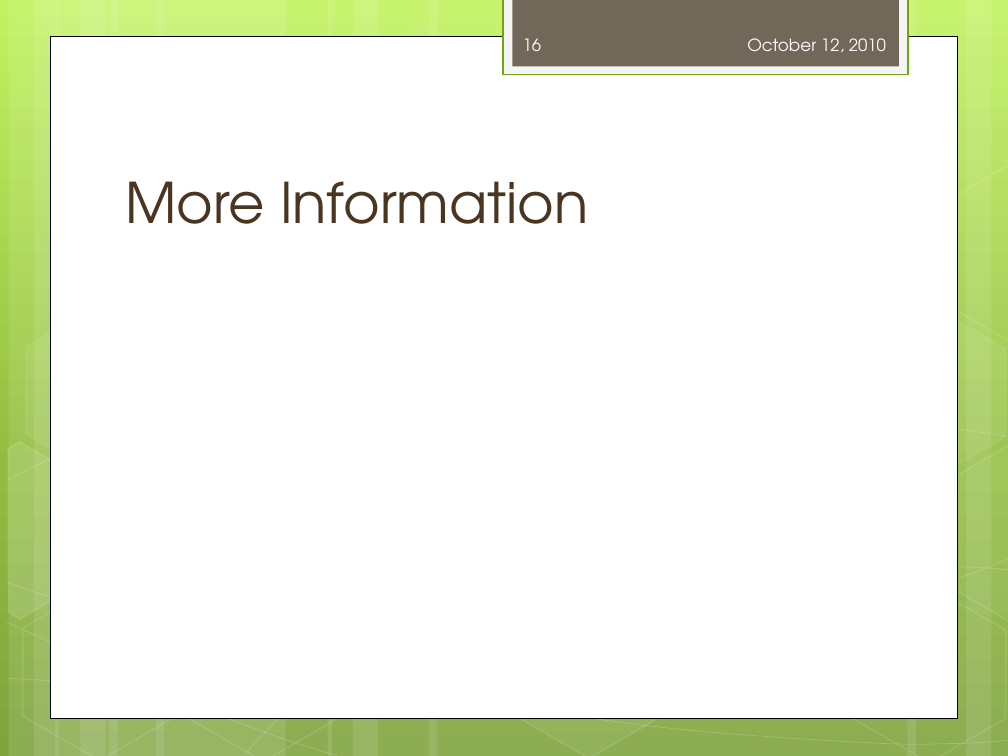
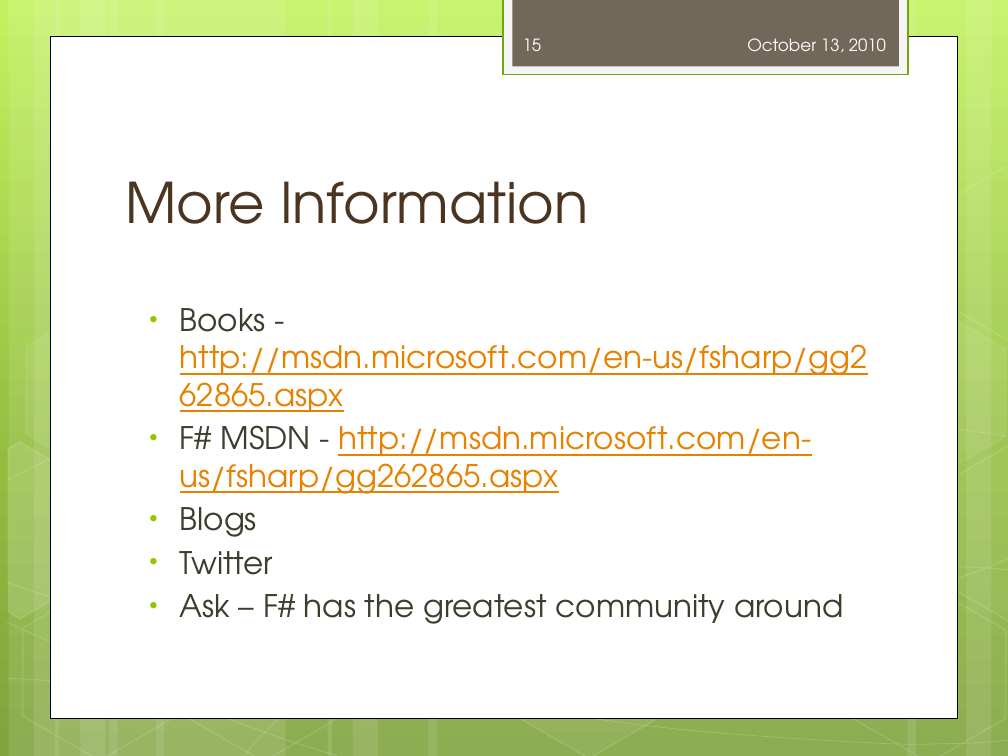
Before and after one commit to dmohl/GettingStartedWithWebDevInFSharpPresentation, a slide deck: slide 15 of Getting Started with Web Development in F#.pptx (slide 16 before the commit). Drawn at 1008x756 pixels with LibreOffice and Linux fonts; fonts in the diff are those of the drawing. Boxes give left, top, right and bottom in pixels: in the first picture for what was removed or moved away, otherwise in the second. Text is boxed around its words. In the diff, an @@ line names an element or a change of style, - is before the commit and + after.

```diff
--- a/Getting Started with Web Development in F#.pptx
+++ b/Getting Started with Web Development in F#.pptx
@@ page number at <box>523,38,542,51</box>: text changed @@
-16
+15
@@ text at <box>747,38,886,52</box>: text changed @@
-October 12, 2010
+October 13, 2010
@@ text added at <box>180,308,868,624</box>, 22.2 pt, text #E68200, underline @@
+• Books - http://msdn.microsoft.com/en-us/fsharp/gg262865.aspx
+• F# MSDN - http://msdn.microsoft.com/en-us/fsharp/gg262865.aspx
+• Blogs
+• Twitter
+• Ask – F# has the greatest community around
```
Also in this commit, not shown: 11 other slides changed, 4 slides added, 5 slides removed.
